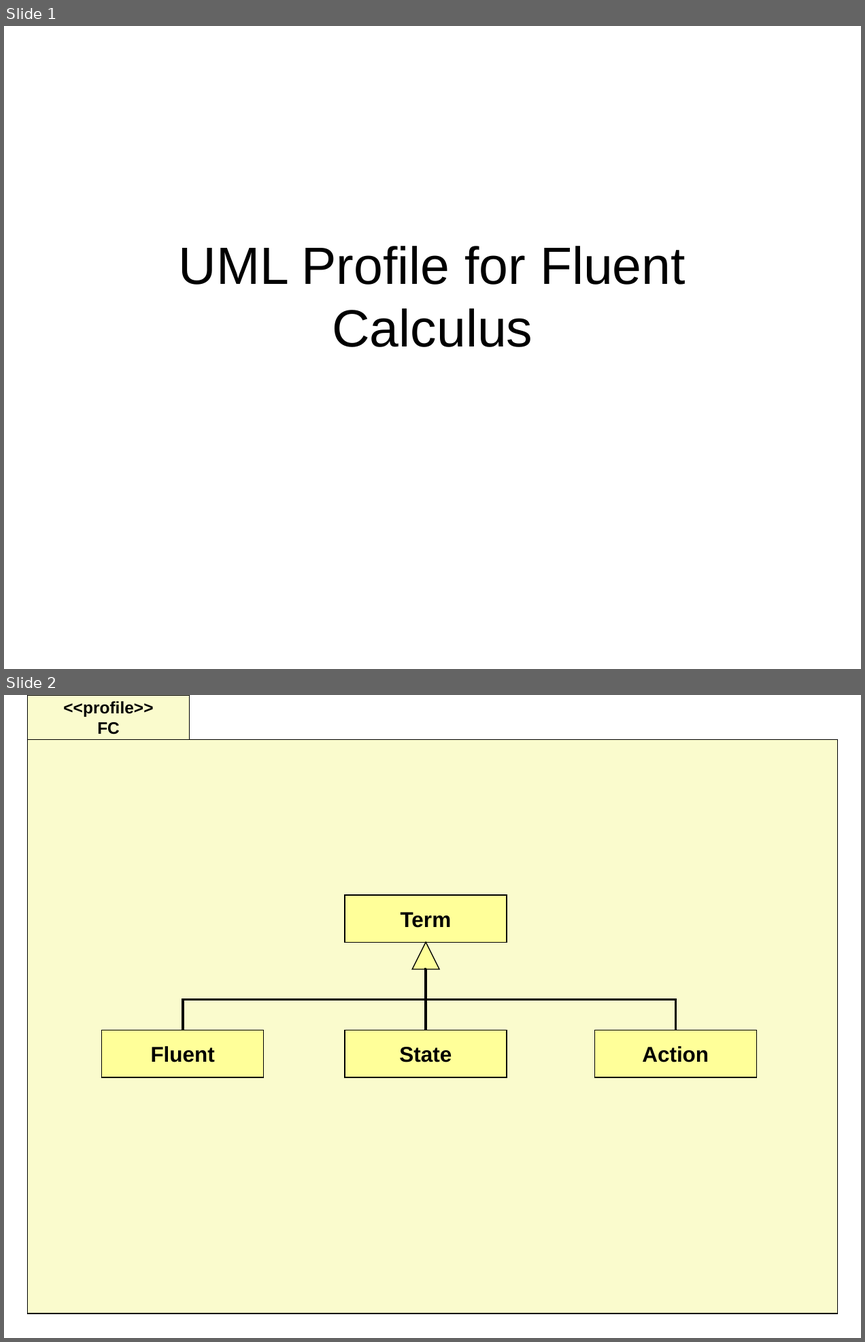
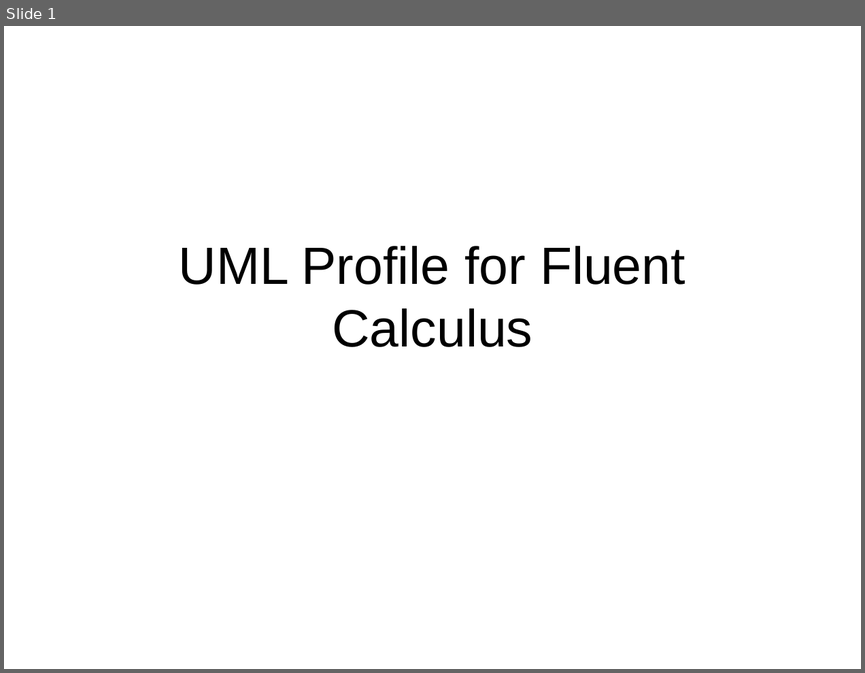
Before and after one commit to krishprince/rollerslam, a slide deck: docs/FluentCalculus/UML_Profile_for_Fluent_Calculus.ppt. Shown one above the other, each under a label of ours: slides 1 and 2 before the commit, slide 1 after it. The pictures are 865x1342 and 865x673 pixels, drawn with LibreOffice and Linux fonts; fonts in the diff are those of the drawing. Boxes give left, top, right and bottom in pixels: in the first picture for what was removed or moved away, otherwise in the second. Text is boxed around its words. In the diff, an @@ line names an element or a change of style, - is before the commit and + after.

Commit message:
versao 2 do profile para Fluent Calculus

```diff
--- a/docs/FluentCalculus/UML_Profile_for_Fluent_Calculus.ppt
+++ b/docs/FluentCalculus/UML_Profile_for_Fluent_Calculus.ppt
@@ slide 2 removed at (4, 695, 861, 1338), background #FFFFFF @@
@@ rectangle removed at (27, 695, 189, 740) @@
-<<profile>>
-FC
@@ rectangle removed at (27, 740, 837, 1312) @@
@@ rectangle removed at (345, 895, 507, 942) @@
-Term
@@ triangle removed at (412, 942, 439, 969) @@
@@ elbow line removed from (426, 969) to (183, 1030) @@
@@ elbow line removed from (426, 969) to (426, 1030) @@
@@ elbow line removed from (426, 969) to (676, 1030) @@
@@ rectangle removed at (102, 1030, 264, 1077) @@
-Fluent
@@ rectangle removed at (345, 1030, 507, 1077) @@
-State
@@ rectangle removed at (594, 1030, 756, 1077) @@
-Action
```
Also in this commit, not shown: 3 slides added, 1 other slide removed.
